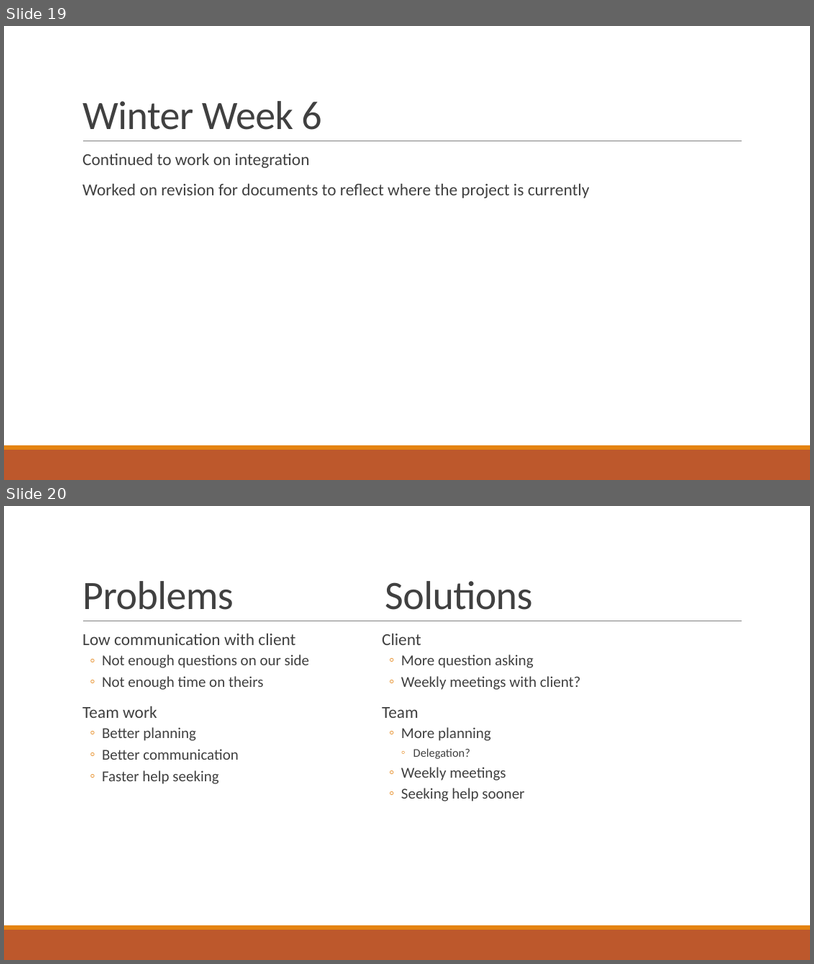
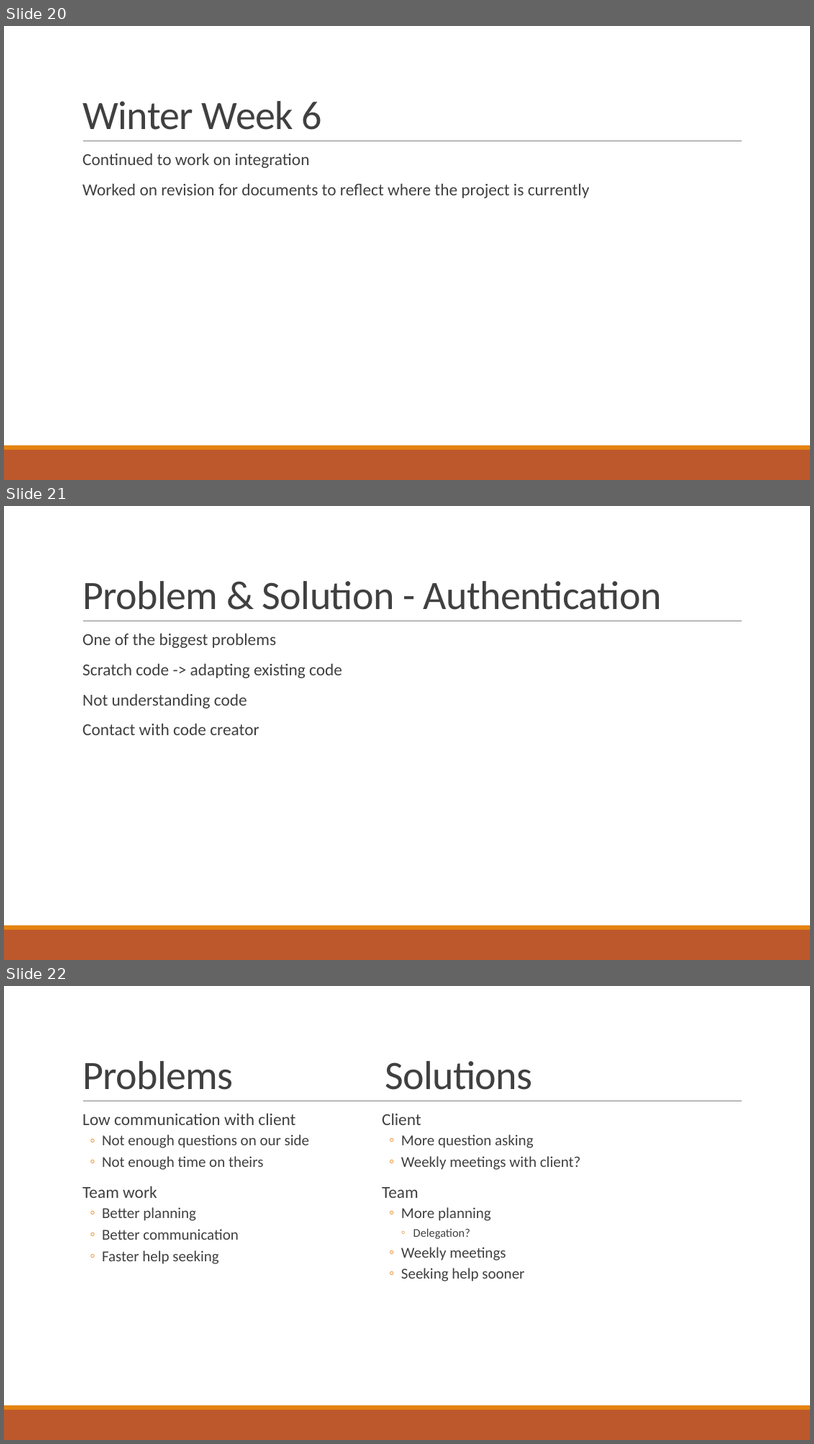
Before and after one commit to gonsalvg/Capstone-Forge-App, a slide deck: Project Documents/Progress Report 2/Progress report.pptx. Shown one above the other, each under a label of ours: slides 19 and 20 before the commit, slides 20, 21 and 22 after it. The pictures are 814x964 and 814x1444 pixels, drawn with LibreOffice and Linux fonts; fonts in the diff are those of the drawing. Boxes give left, top, right and bottom in pixels: in the first picture for what was removed or moved away, otherwise in the second. Text is boxed around its words. In the diff, an @@ line names an element or a change of style, - is before the commit and + after.

Commit message:
more slides and tweaks

```diff
--- a/Project Documents/Progress Report 2/Progress report.pptx
+++ b/Project Documents/Progress Report 2/Progress report.pptx
@@ slide 21 added at box(4, 506, 810, 960), background #FFFFFF; not listed: 3 template elements that a slide beside it also shows @@
@@ title added at box(82, 581, 662, 610), 48 pt, text #404040 @@
+Problem & Solution - Authentication
@@ text added at box(82, 633, 342, 735), 20 pt, text #404040 @@
+  One of the biggest problems
+  Scratch code -> adapting existing code
+  Not understanding code
+  Contact with code creator
@@ what was slide 19 is now slide 20 @@
@@ what was slide 20 is now slide 22 @@
```
Also in this commit, not shown: 1 other slide added, 2 other files.
